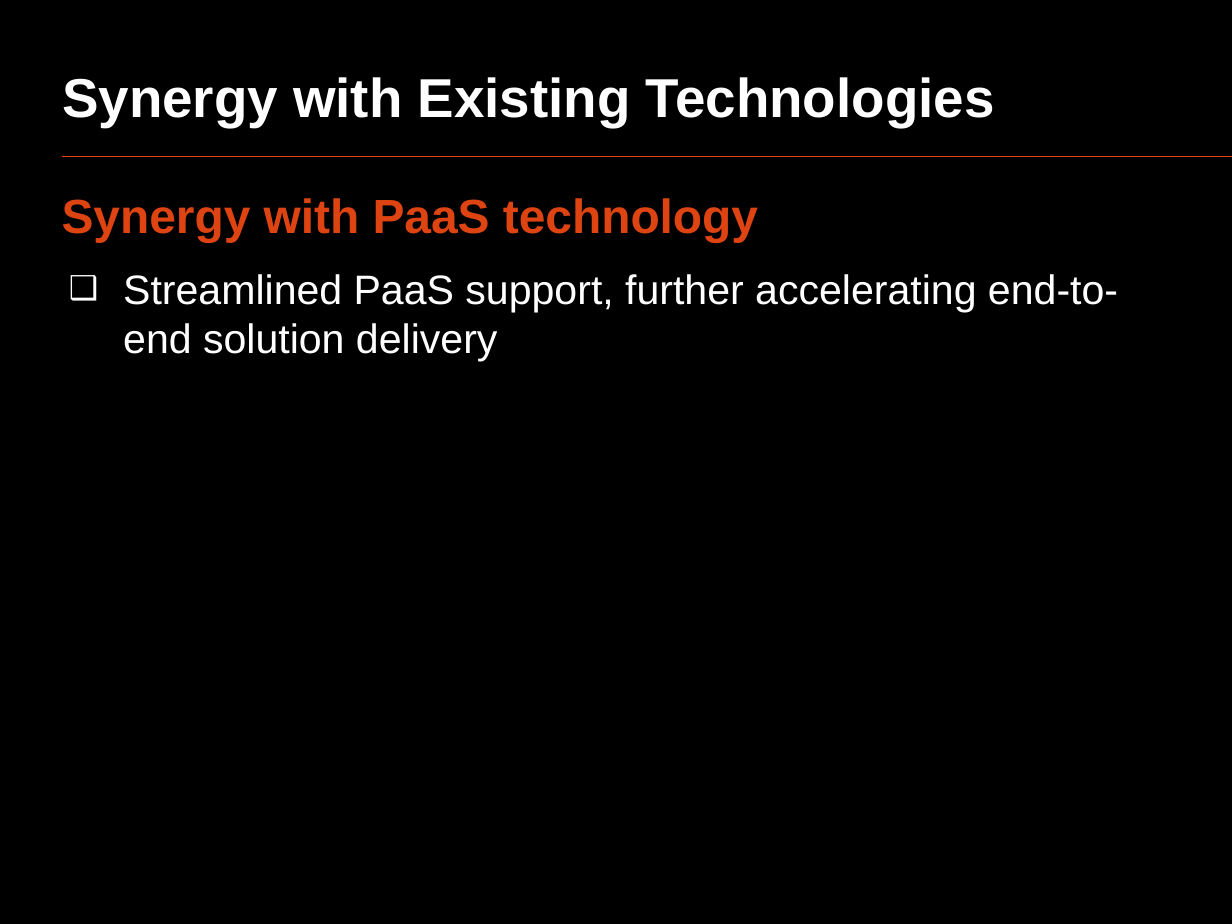
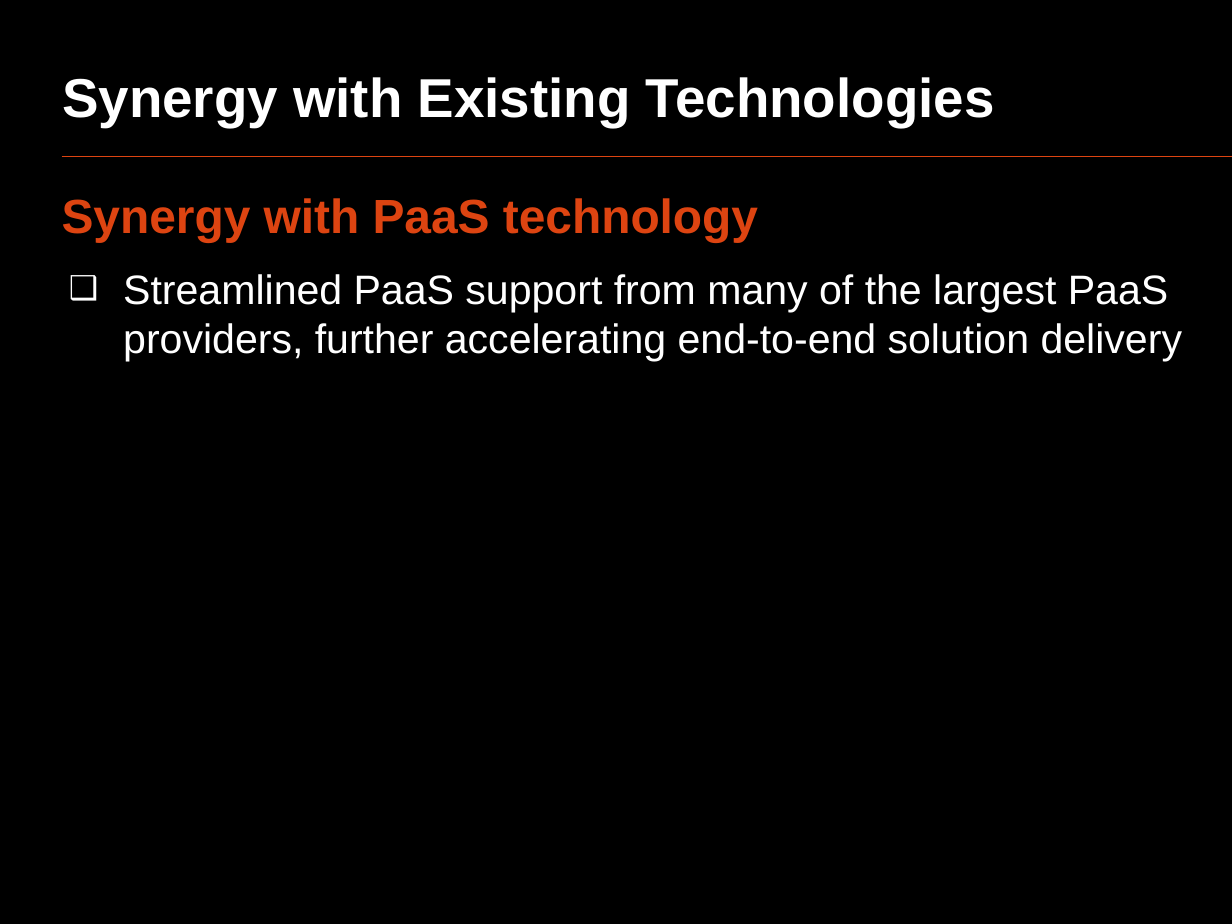
Before and after one commit to oscarrenalias/openslava-2013, a slide deck: slide 25 of Dynamic languages/OpenSlava 2013 - Dynamic languages.pptx. Drawn at 1232x924 pixels with LibreOffice and Linux fonts; fonts in the diff are those of the drawing. Boxes give left, top, right and bottom in pixels: in the first picture for what was removed or moved away, otherwise in the second. Text is boxed around its words. In the diff, an @@ line names an element or a change of style, - is before the commit and + after.

Commit message:
Further updates

```diff
--- a/Dynamic languages/OpenSlava 2013 - Dynamic languages.pptx
+++ b/Dynamic languages/OpenSlava 2013 - Dynamic languages.pptx
@@ text at [123,274,1183,361]: text changed @@
-  ❑ Streamlined PaaS support, further accelerating end-to-end solution delivery
+  ❑ Streamlined PaaS support from many of the largest PaaS providers, further accelerating end-to-end solution delivery
```
Also in this commit, not shown: 9 other slides changed, 1 slide added, 1 slide removed.
